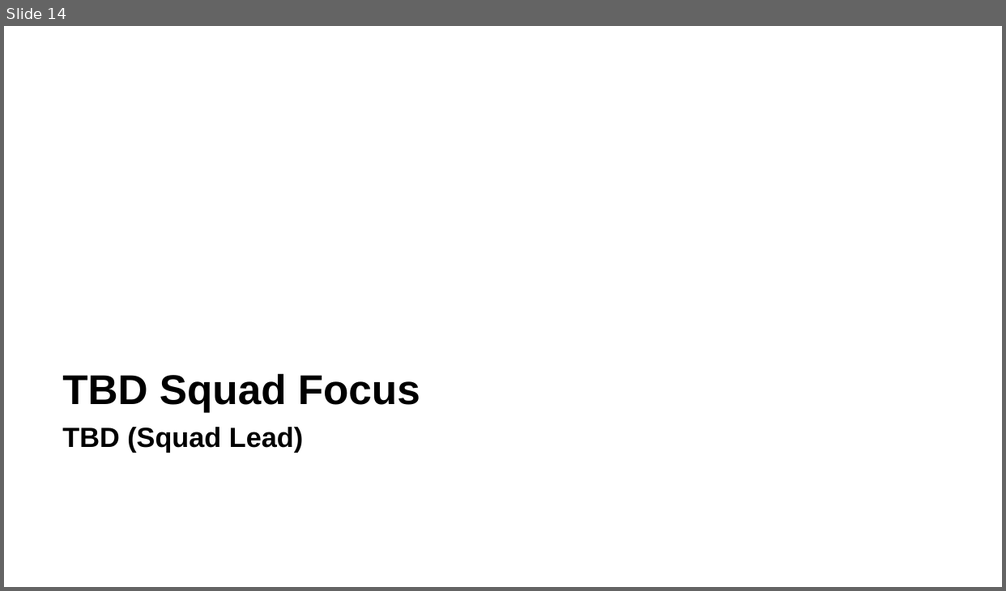
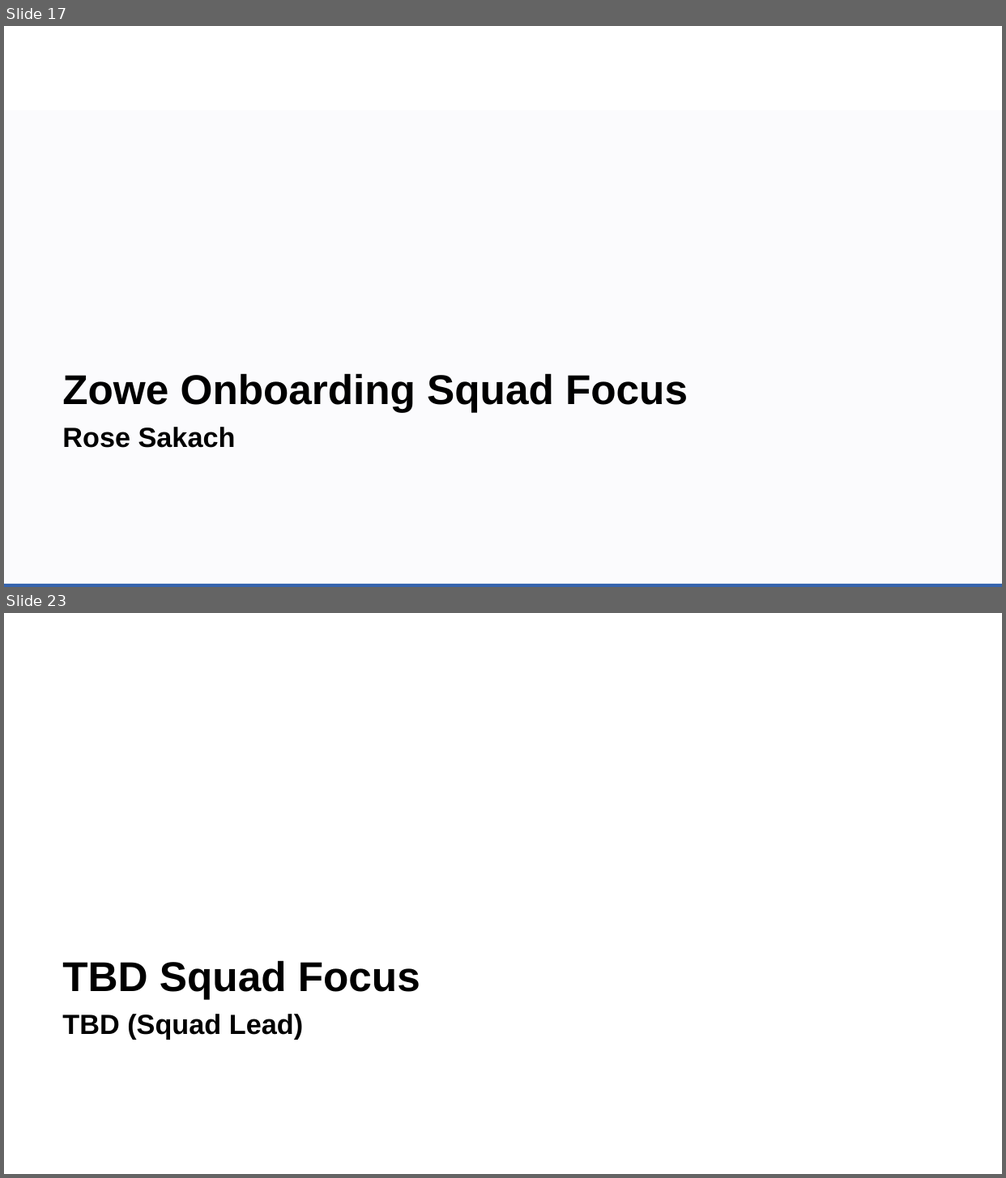
Before and after one commit to zowe/community, a slide deck: Project Management/PI Planning/20PI4 Planning/Zowe Community Squad Focus for 20PI4.pptx. Shown one above the other, each under a label of ours: slide 14 before the commit, slides 17 and 23 after it; the slides between them are not shown. The pictures are 1006x591 and 1006x1178 pixels, drawn with LibreOffice and Linux fonts; fonts in the diff are those of the drawing; background and template pictures are left out. Boxes give left, top, right and bottom in pixels: in the first picture for what was removed or moved away, otherwise in the second. Text is boxed around its words. In the diff, an @@ line names an element or a change of style, - is before the commit and + after.

Commit message:
Add CLI and Onboarding Squad Proposed Objectives

```diff
--- a/Project Management/PI Planning/20PI4 Planning/Zowe Community Squad Focus for 20PI4.pptx
+++ b/Project Management/PI Planning/20PI4 Planning/Zowe Community Squad Focus for 20PI4.pptx
@@ slide 17 added at <box>4,26,1002,587</box>, background #FFFFFF @@
@@ rectangle added at <box>4,109,1002,587</box>, fill #3664AD at 2% opacity @@
@@ text added at <box>62,373,688,448</box>, 30 pt, text #000000, bold @@
+Zowe Onboarding Squad Focus
+Rose Sakach
@@ rectangle added at <box>4,584,1002,587</box>, fill #3664AD @@
@@ what was slide 14 is now slide 23 @@
```
Also in this commit, not shown: 11 slides changed, 8 other slides added.
